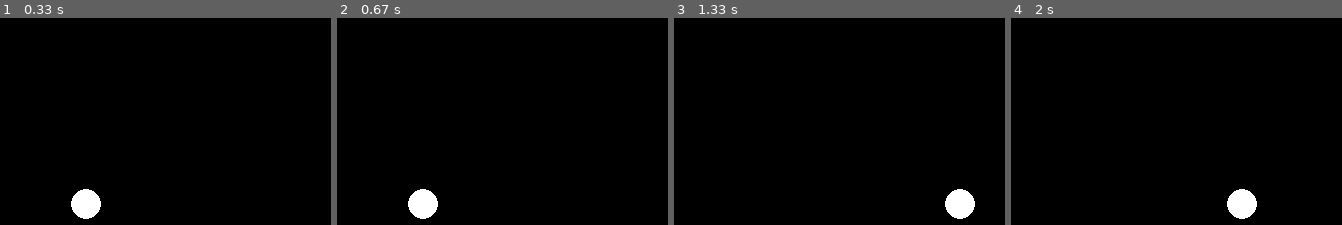
Above: before the commit, frames 1-4 (left to right).
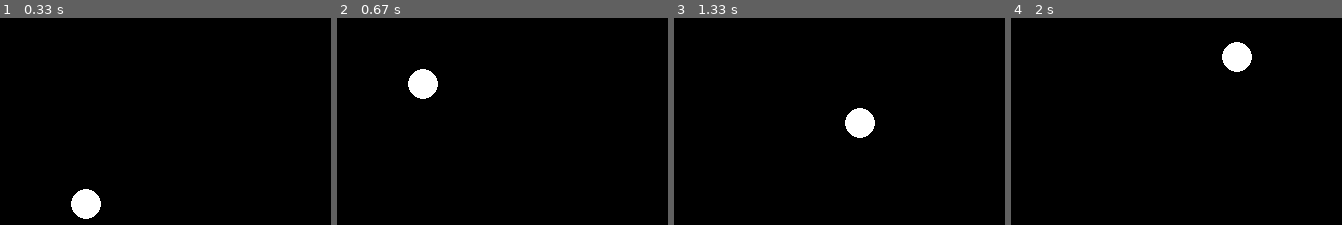
Above: after the commit, the same moments.

Repository: spyder5658/Pygame_first
Game: pygame game, started from Game.py
Two runs of this game, one before a commit and one after it. Both use one fixed random seed, a clock stepped at 60 frames per second and the inputs below.
Inputs:
- Up to frame 1 (0.33 s): no input
- Up to frame 2 (0.67 s): tap Space at 0.33 s
- Up to frame 3 (1.33 s): hold Right 0.67-1.13 s; tap Space at 0.73, 1.03, 1.23 s; hold Right from 1.17 s (still down)
- Up to frame 4 (2 s): tap Space at 1.53, 1.73 s; release Right at 1.63 s; hold Left from 1.67 s (still down)

Frame 1 is identical in both runs. In frame 2, 2.0% of the frame differs, in the area x 21-31%, y 24-98%; in frame 3, 2.0%; in frame 4, 2.0%.

Commit message:
jump feature

Diff:
--- a/Game.py
+++ b/Game.py
@@ -9,7 +9,10 @@
 circle_x_position = 255
 circle_y_position = 255
 circle_radius = 15
-vel = 5
+vel_x = 10
+vel_y = 10
+
+jump =False
 
 run = True
 while run:
@@ -22,13 +25,20 @@
 
     userInput = pygame.key.get_pressed()
     if userInput[pygame.K_LEFT] and circle_x_position >0:
-        circle_x_position -= vel
+        circle_x_position -= vel_x
     if userInput[pygame.K_RIGHT] and circle_x_position <500:
-        circle_x_position +=vel
-    if userInput[pygame.K_UP] and circle_y_position >0:
-        circle_y_position -= vel
-    if userInput[pygame.K_DOWN] and circle_y_position < 500:
-        circle_y_position += vel
-    pygame.time.delay(15)
+        circle_x_position +=vel_x
+
+    if jump is False and  userInput[pygame.K_SPACE]:
+        jump = True
+
+    if jump is True:
+        circle_y_position-=vel_y*3
+        vel_y -=1
+        if vel_y <-10:
+            jump = False
+            vel_y = 10
+
+    pygame.time.delay(50)
 
     pygame.display.update()
